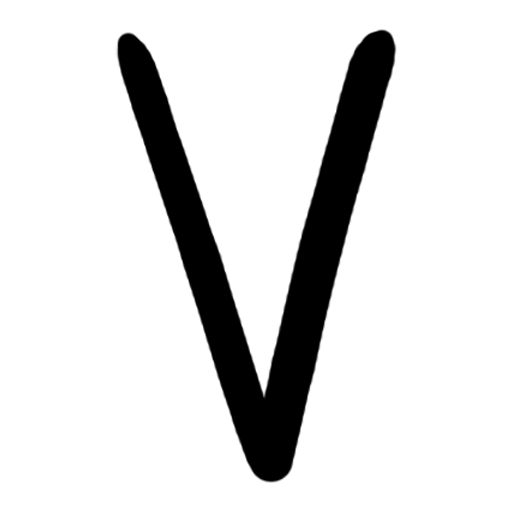
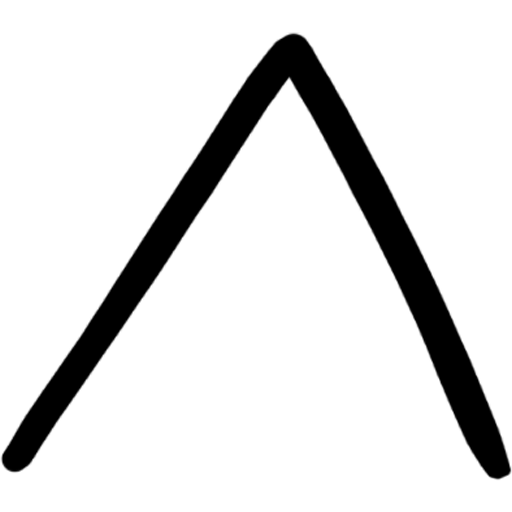
The second 512px x 512px image is a revision of the first. Changes to its layers:
showed "A", moved it above "V", painted on it over [0, 29, 512, 484]
hid "V", moved it above "Circulo", painted on it over [0, 29, 512, 484]
